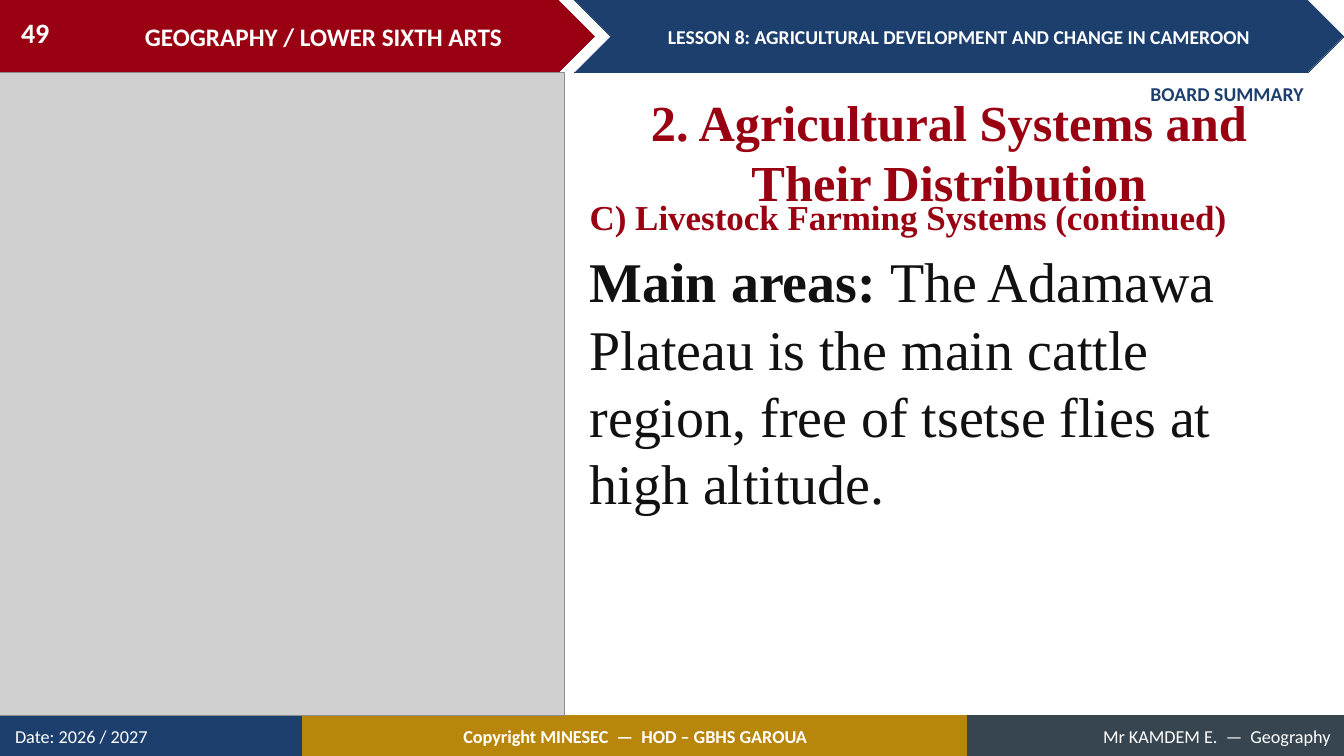
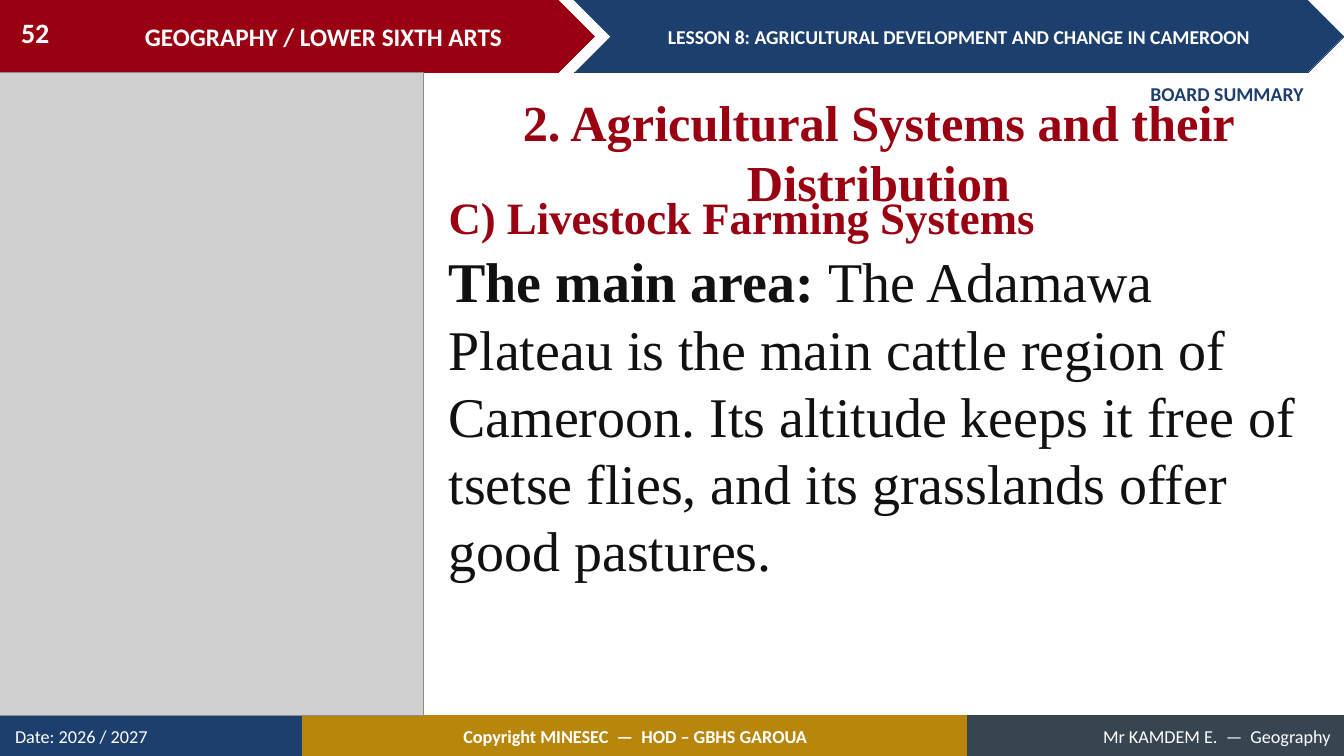
Before and after one commit to Berthautk/linea-github, a slide deck: slide 52 of lecons/LSA/Geography of Cameroon/08_LSA_CAM_L08_Agricultural_Development_and_Change_in_Cameroon.pptx (slide 49 before the commit). Drawn at 1344x756 pixels with LibreOffice and Linux fonts; fonts in the diff are those of the drawing; grey boxes stand for pictures. Boxes give left, top, right and bottom in pixels: in the first picture for what was removed or moved away, otherwise in the second. Text is boxed around its words. In the diff, an @@ line names an element or a change of style, - is before the commit and + after.

```diff
--- a/lecons/LSA/Geography of Cameroon/08_LSA_CAM_L08_Agricultural_Development_and_Change_in_Cameroon.pptx
+++ b/lecons/LSA/Geography of Cameroon/08_LSA_CAM_L08_Agricultural_Development_and_Change_in_Cameroon.pptx
@@ page number at (21,24,49,43): text changed @@
-49
+52
@@ picture: place and size @@
-picture at (0,73,565,716)
+picture at (0,73,423,716)
@@ text at (523,106,1234,212): text changed @@
-2. Agricultural Systems and Their Distribution
+2. Agricultural Systems and their Distribution
@@ text at (449,200,1034,244): text changed; size 25 to 32 pt @@
-C) Livestock Farming Systems (continued)
+C) Livestock Farming Systems
@@ text at (449,263,1295,582): text changed @@
-Main areas: The Adamawa Plateau is the main cattle region, free of tsetse flies at high altitude.
+The main area: The Adamawa Plateau is the main cattle region of Cameroon. Its altitude keeps it free of tsetse flies, and its grasslands offer good pastures.
```
Also in this commit, not shown: 22 other slides changed, 10 slides added, 2 slides removed, 17 other files.
